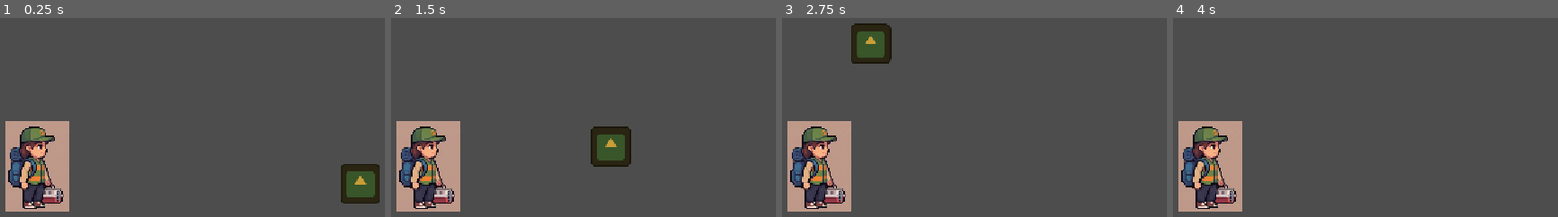
Above: before the commit, frames 1-4 (left to right).
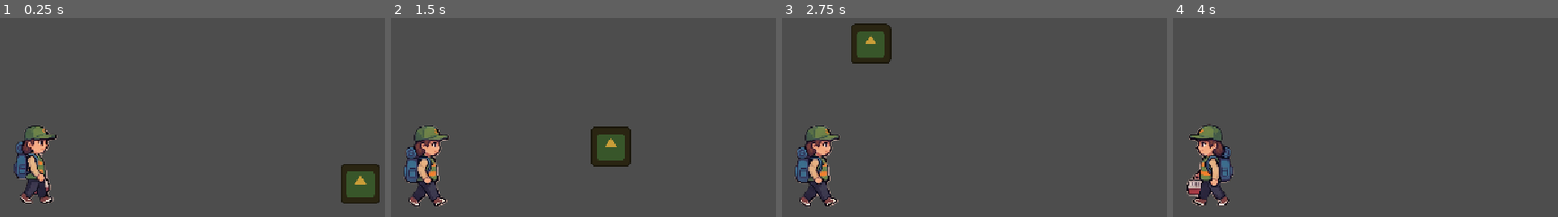
Above: after the commit, the same moments.

Repository: SirSmithH-pixel/RefugiodeGatos
Game: Godot game, scene res://mundo.tscn
Two runs of this game, one before a commit and one after it. Both use one fixed random seed, a clock stepped at 60 frames per second and the inputs below. The engine's default icon, where the game draws it, is replaced by a stand-in: a white triangle on a blue panel in a dark square.
Inputs:
- Up to frame 1 (0.25 s): no input
- Up to frame 2 (1.5 s): tap Enter at 0.5 s; hold Right (ui_right) 0.53-1.28 s; hold Down (ui_down) from 1.28 s (still down)
- Up to frame 3 (2.75 s): release Down (ui_down) at 2.03 s; hold Right (ui_right) from 2.03 s (still down)
- Up to frame 4 (4 s): release Right (ui_right) at 2.78 s; hold Up (ui_up) 2.78-3.53 s; hold Left (ui_left) from 3.53 s (still down)

The runs differ from the first frame. In frame 1, 6.8% of the frame differs, in the area x 1-18%, y 51-98%; in frame 2, 6.6%; in frame 3, 6.6%; in frame 4, 6.9%.

Commit message:
Añadida la cámara y animaciones de caminata del jugador

Diff:
--- a/jugador.gd
+++ b/jugador.gd
@@ -4,11 +4,17 @@
 const SPEED = 300.0
 
 func _physics_process(delta):
-	# Captura las 4 direcciones (arriba, abajo, izquierda, derecha) con las flechas del teclado
 	var direction = Input.get_vector("ui_left", "ui_right", "ui_up", "ui_down")
-
-	# Aplica la velocidad en la dirección presionada
 	velocity = direction * SPEED
 
-	# Ejecuta el movimiento físico
+	# --- Control de Animación ---
+	if Input.is_action_pressed("ui_right"):
+		$AnimatedSprite2D.play("caminar_derecha")
+		$AnimatedSprite2D.flip_h = false # Mira en su dirección original
+	elif Input.is_action_pressed("ui_left"):
+		$AnimatedSprite2D.play("caminar_derecha") # Usamos la misma animación
+		$AnimatedSprite2D.flip_h = true # ¡Volteamos el dibujo como un espejo!
+	elif direction == Vector2.ZERO:
+		$AnimatedSprite2D.stop()
+
 	move_and_slide()
--- a/jugador.tscn
+++ b/jugador.tscn
@@ -1,22 +1,41 @@
 [gd_scene format=3 uid="uid://bvqfujgservf0"]
 
-[ext_resource type="Texture2D" uid="uid://c4rclurljkaf1" path="res://personajemujer2.png" id="1_16k11"]
 [ext_resource type="Script" uid="uid://d3cr7eanff7ub" path="res://jugador.gd" id="1_omvyu"]
+[ext_resource type="Texture2D" uid="uid://bpfblpsfrksnq" path="res://personajecamina6.png" id="2_ukil5"]
+[ext_resource type="Texture2D" uid="uid://djhnuk31rrdtx" path="res://personajecamina5.png" id="3_7st5j"]
+[ext_resource type="Texture2D" uid="uid://la6sd7doh6pa" path="res://personajecamina7.png" id="4_cvhml"]
 
 [sub_resource type="RectangleShape2D" id="RectangleShape2D_shl25"]
 size = Vector2(338, 482)
+
+[sub_resource type="SpriteFrames" id="SpriteFrames_418nn"]
+animations = [{
+"frames": [{
+"duration": 1.0,
+"texture": ExtResource("2_ukil5")
+}, {
+"duration": 1.0,
+"texture": ExtResource("3_7st5j")
+}, {
+"duration": 1.0,
+"texture": ExtResource("4_cvhml")
+}],
+"loop": 1,
+"name": &"caminar_derecha",
+"speed": 5.0
+}]
 
 [node name="CharacterBody2D" type="CharacterBody2D" unique_id=1243018903]
 scale = Vector2(0.3, 0.3)
 script = ExtResource("1_omvyu")
 
-[node name="Sprite2D" type="Sprite2D" parent="." unique_id=958920886]
-position = Vector2(4, 1)
-scale = Vector2(1.0039057, 0.98828125)
-texture = ExtResource("1_16k11")
-region_enabled = true
-region_rect = Rect2(164, 49, 338, 490)
-
 [node name="CollisionShape2D" type="CollisionShape2D" parent="." unique_id=351479988]
 position = Vector2(4, -1)
 shape = SubResource("RectangleShape2D_shl25")
+
+[node name="AnimatedSprite2D" type="AnimatedSprite2D" parent="." unique_id=290558626]
+sprite_frames = SubResource("SpriteFrames_418nn")
+animation = &"caminar_derecha"
+frame_progress = 0.9482368
+
+[node name="Camera2D" type="Camera2D" parent="." unique_id=350873954]
--- a/mundo.tscn
+++ b/mundo.tscn
@@ -8,7 +8,7 @@
 [node name="CharacterBody2D" parent="." unique_id=1243018903 instance=ExtResource("1_lgngo")]
 position = Vector2(60, 565)
 
-[node name="Camera2D" type="Camera2D" parent="CharacterBody2D" unique_id=20770059]
+[node name="Camera2D2" type="Camera2D" parent="CharacterBody2D" unique_id=20770059]
 
 [node name="Gatito" parent="." unique_id=1994398573 instance=ExtResource("2_fw4w5")]
 position = Vector2(578, 594)
Binary file added: personajecamina1.png
Not shown, added: personajecamina1.png.import
Binary file added: personajecamina2.png
Not shown, added: personajecamina2.png.import
Binary file added: personajecamina3.png
Not shown, added: personajecamina3.png.import
Binary file added: personajecamina4.png
Not shown, added: personajecamina4.png.import
Binary file added: personajecamina5.png
Not shown, added: personajecamina5.png.import
Binary file added: personajecamina6.png
Not shown, added: personajecamina6.png.import
(and 5 more such lines)
